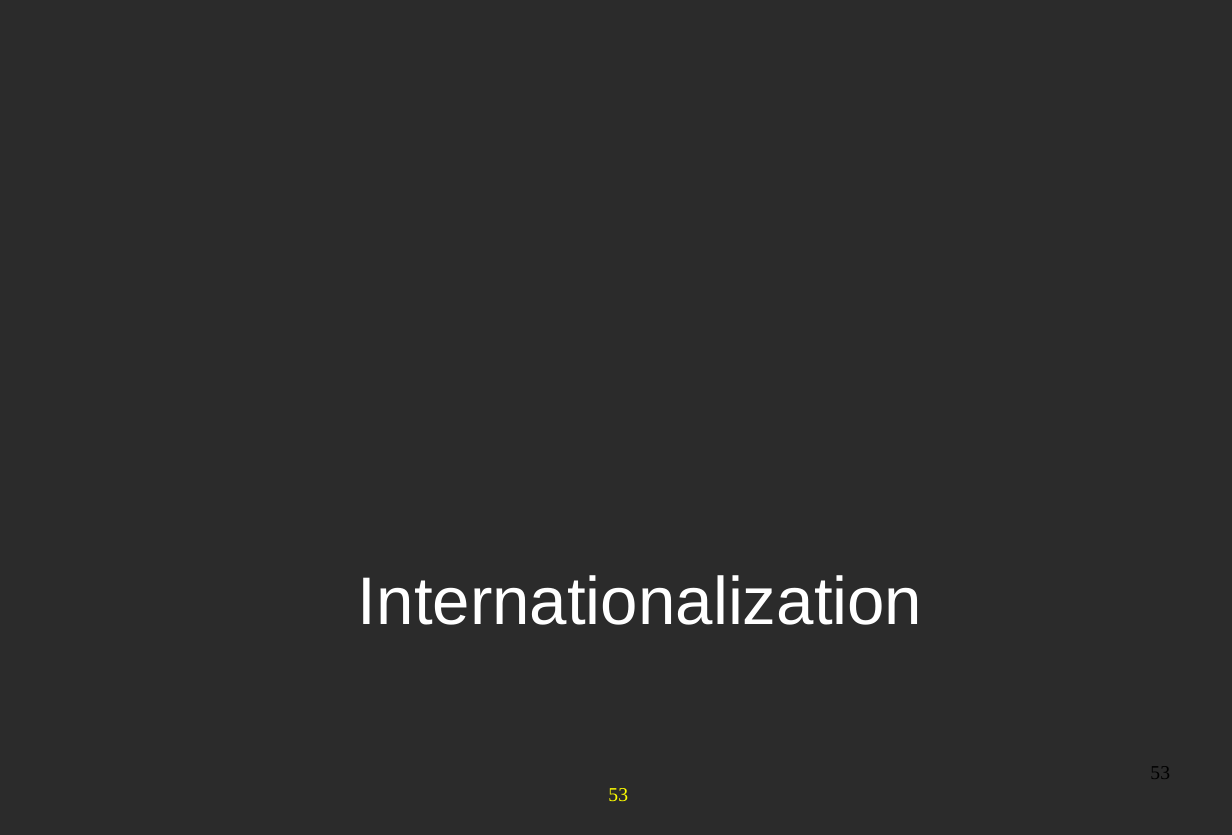
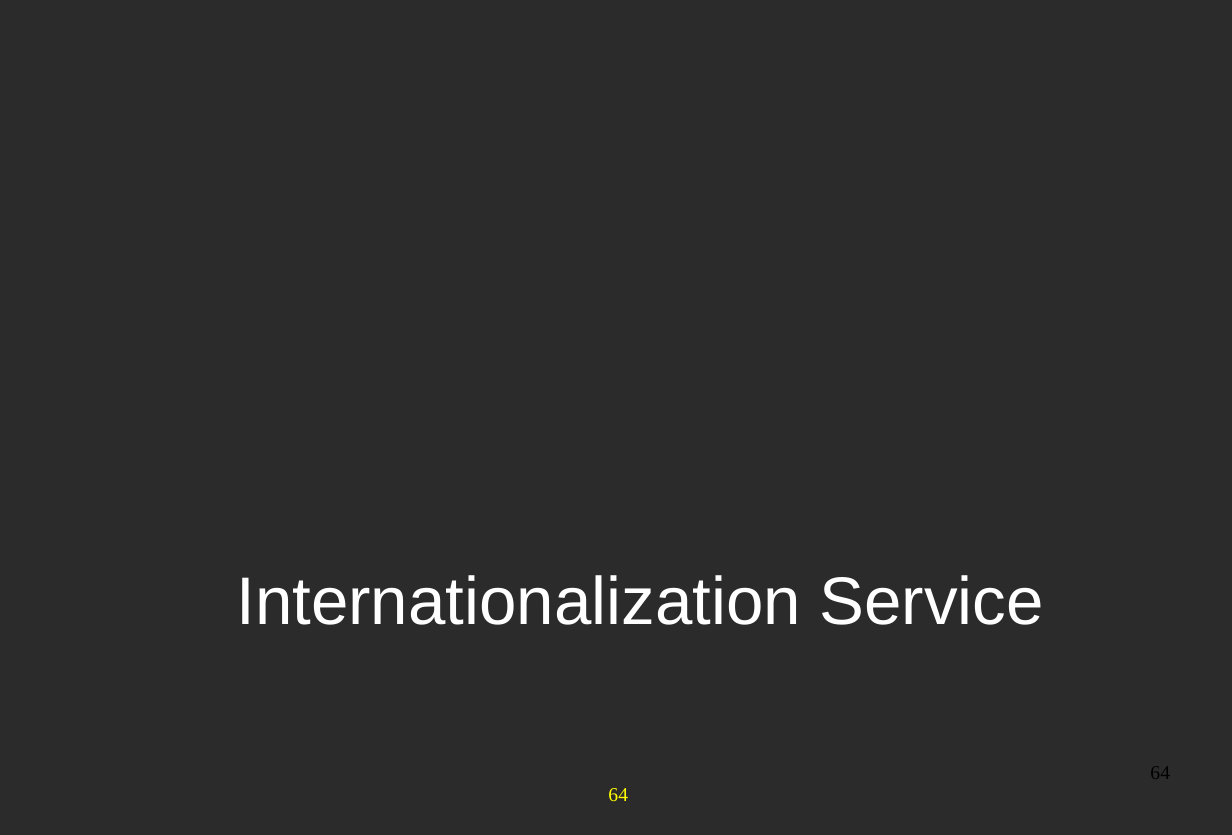
Before and after one commit to anhvurz90/training, a slide deck: slide 64 of exo-developer/210-configuration/slides/210-Portal-configuration-XDev-en.ppt (slide 53 before the commit). Drawn at 1232x835 pixels with LibreOffice and Linux fonts; fonts in the diff are those of the drawing; background and template pictures are left out; a plain dark background stands for a picture behind light text. Boxes give left, top, right and bottom in pixels: in the first picture for what was removed or moved away, otherwise in the second. Text is boxed around its words. In the diff, an @@ line names an element or a change of style, - is before the commit and + after.

```diff
--- a/exo-developer/210-configuration/slides/210-Portal-configuration-XDev-en.ppt
+++ b/exo-developer/210-configuration/slides/210-Portal-configuration-XDev-en.ppt
@@ text at (x1=236, y1=575, x2=1043, y2=625): text changed @@
-Internationalization
+Internationalization Service
@@ page number at (x1=1150, y1=766, x2=1170, y2=779): text changed @@
-53
+64
@@ page number at (x1=608, y1=788, x2=628, y2=801): text changed @@
-53
+64
```
Also in this commit, not shown: 47 other slides changed, 11 slides added, 2 slides removed.
